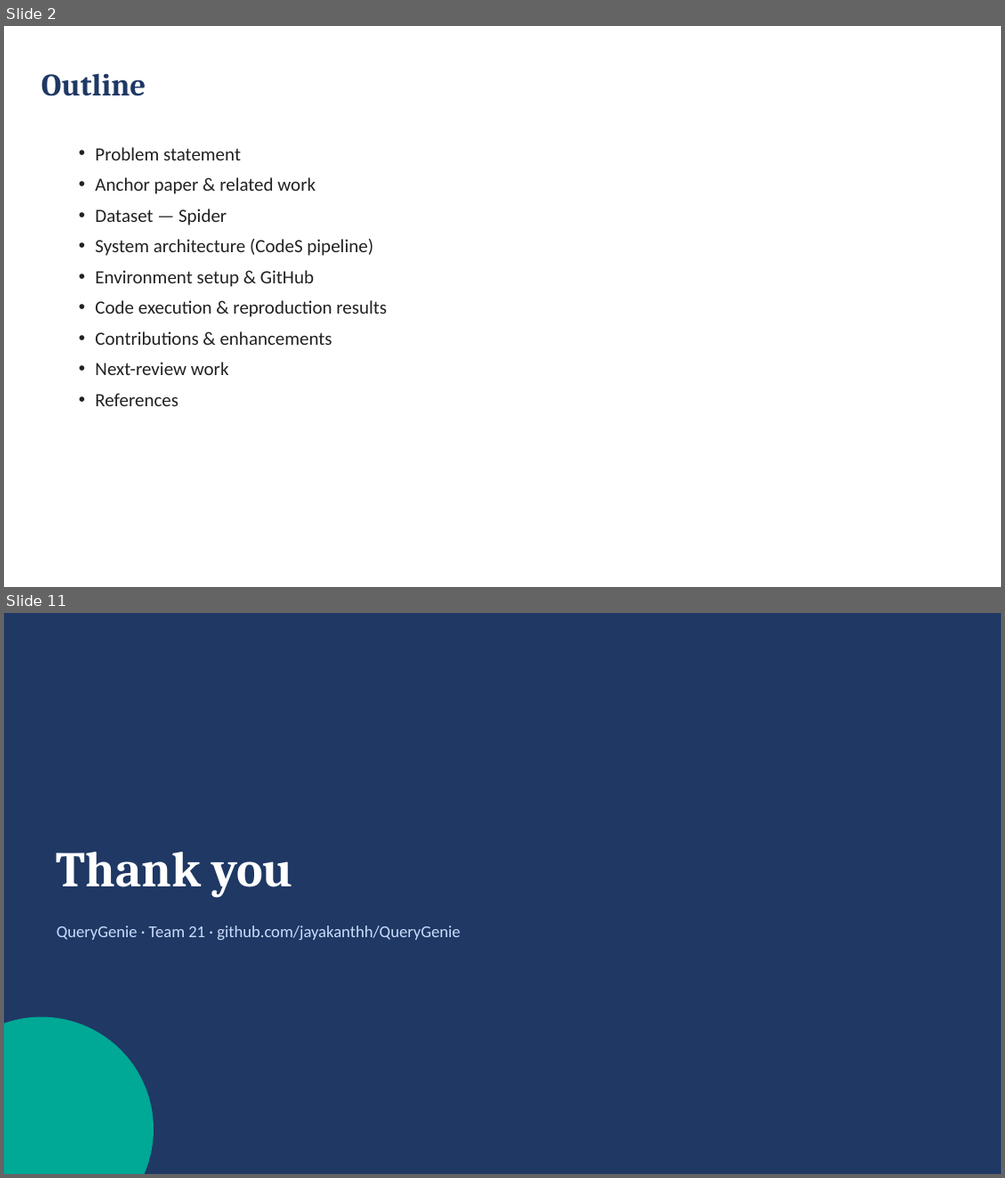
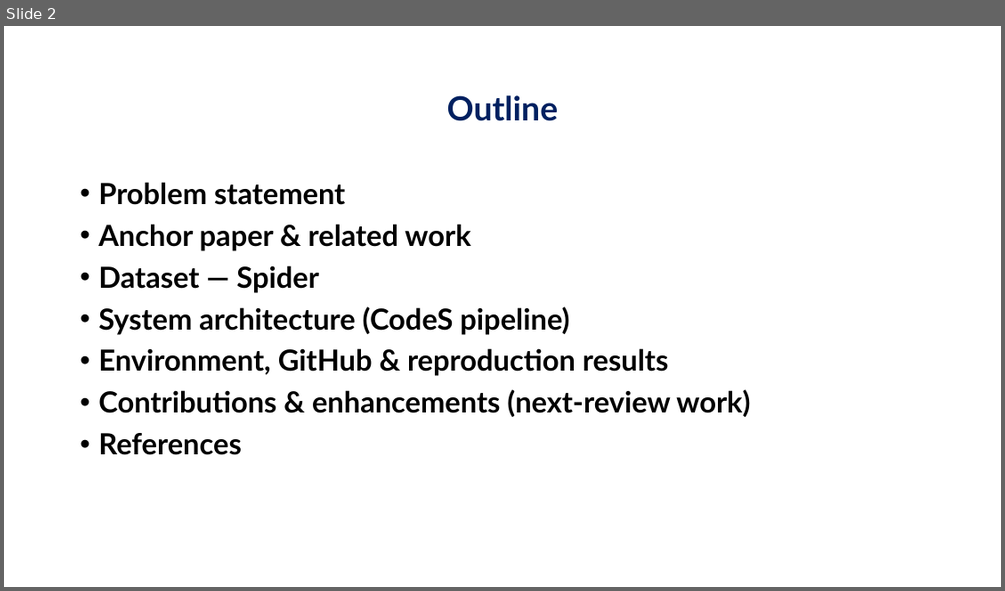
Before and after one commit to jayakanthh/QueryGenie, a slide deck: docs/reviews/Review2_QueryGenie.pptx. Shown one above the other, each under a label of ours: slides 2 and 11 before the commit, slide 2 after it; the slides between them are not shown. The pictures are 1005x1178 and 1005x591 pixels, drawn with LibreOffice and Linux fonts; fonts in the diff are those of the drawing; background and template pictures are left out. Boxes give left, top, right and bottom in pixels: in the first picture for what was removed or moved away, otherwise in the second. Text is boxed around its words. In the diff, an @@ line names an element or a change of style, - is before the commit and + after.

```diff
--- a/docs/reviews/Review2_QueryGenie.pptx
+++ b/docs/reviews/Review2_QueryGenie.pptx
@@ slide 11 removed at box(4, 613, 1001, 1174), background #1F3864 @@
@@ text removed at box(57, 852, 293, 898) @@
-Thank you
@@ text removed at box(57, 925, 460, 940) @@
-QueryGenie · Team 21 · github.com/jayakanthh/QueryGenie
@@ ellipse removed at box(4, 1017, 154, 1174) @@
@@ slide 2 changed as well @@
@@ title "Outline": place and size @@
-title "Outline" at box(41, 73, 146, 96)
+title "Outline" at box(447, 95, 558, 121)
@@ title "Outline" at box(447, 95, 558, 121): size 30 to 32 pt, font Cambria to Lato, text colour #1F3864 to #002060; alignment left to centre; line spacing 1 to 0.9 @@
@@ text "Problem statement": place and size @@
-text "Problem statement" at box(95, 147, 387, 406)
+text "Problem statement" at box(98, 182, 750, 455)
@@ text at box(98, 182, 569, 455): size 18 to 28 pt, font Calibri to Lato, text colour #222222 to #000000, bold on in "Problem statement", "Anchor paper & related work", "Dataset — Spider", "System architecture (CodeS pipeline)" and 1 more places; indent changed; line spacing 1 to 0.9; more space between paragraphs @@
@@ text at box(98, 348, 750, 417): text changed; size 18 to 28 pt; font Calibri to Lato; text colour #222222 to #000000; bold on @@
-• Environment setup & GitHub
-• Code execution & reproduction results
-• Contributions & enhancements
-• Next-review work
+• Environment, GitHub & reproduction results
+• Contributions & enhancements (next-review work)
```
Also in this commit, not shown: 5 other slides changed, 4 slides added, 4 other slides removed.
